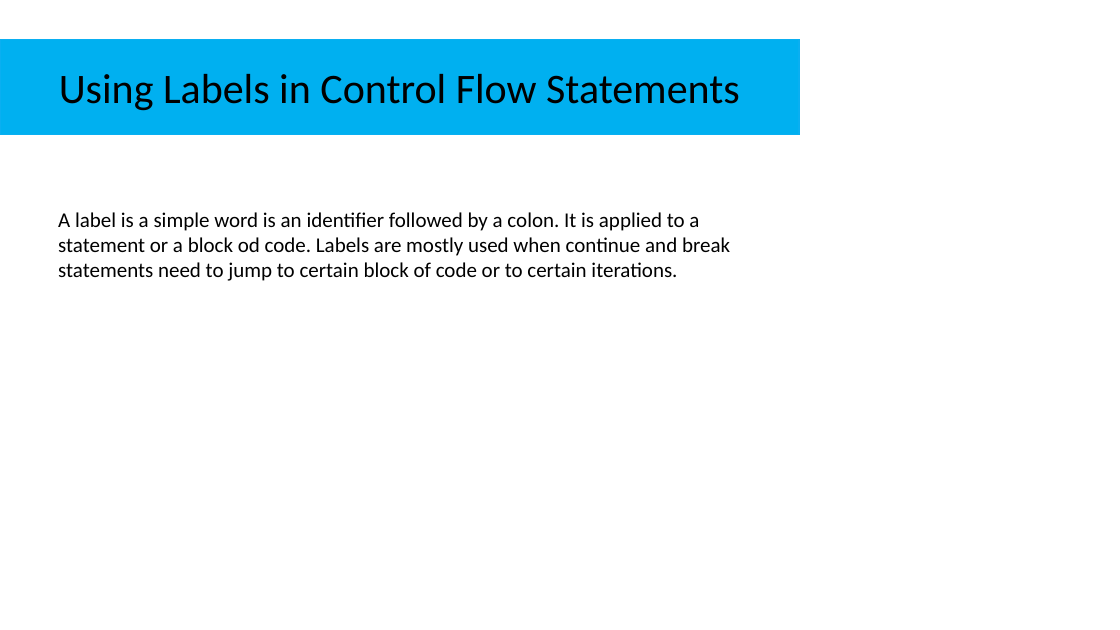
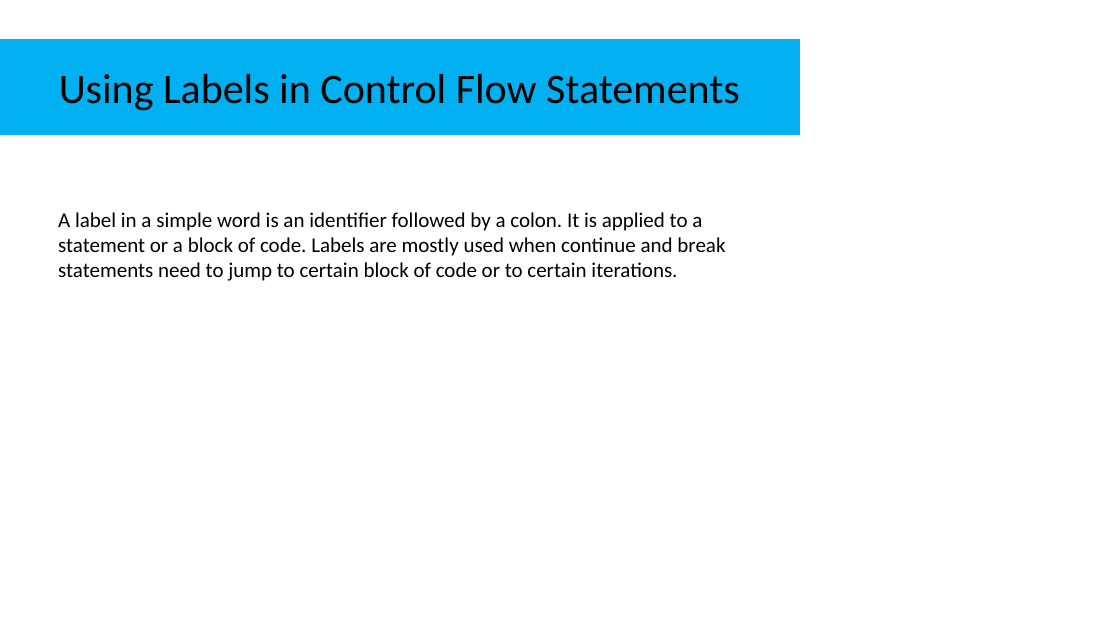
Before and after one commit to poshan0126/Epoch-Programmers-CodeBase, a slide deck: slide 8 of Loop_Control_Statements/cf_PPT.pptx. Drawn at 1120x630 pixels with LibreOffice and Linux fonts; fonts in the diff are those of the drawing. Boxes give left, top, right and bottom in pixels: in the first picture for what was removed or moved away, otherwise in the second. Text is boxed around its words. In the diff, an @@ line names an element or a change of style, - is before the commit and + after.

Commit message:
Added codes and ppt for Loop control statements

```diff
--- a/Loop_Control_Statements/cf_PPT.pptx
+++ b/Loop_Control_Statements/cf_PPT.pptx
@@ text at (58, 212, 725, 281): text changed @@
-A label is a simple word is an identifier followed by a colon. It is applied to a statement or a block od code. Labels are mostly used when continue and break statements need to jump to certain block of code or to certain iterations.
+A label in a simple word is an identifier followed by a colon. It is applied to a statement or a block of code. Labels are mostly used when continue and break statements need to jump to certain block of code or to certain iterations.
```
Also in this commit, not shown: 2 other files.
